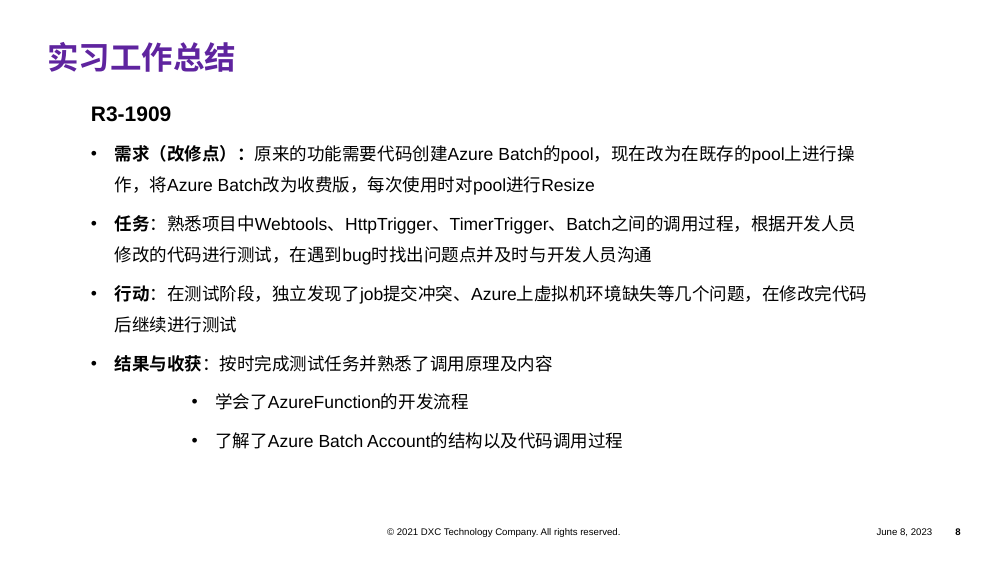
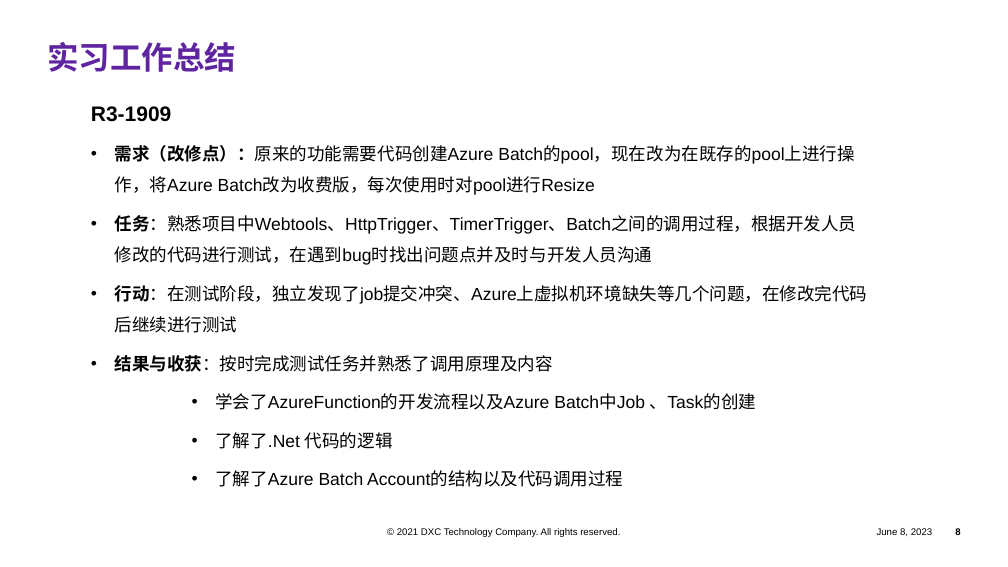
Before and after one commit to pangpangzhuxiaoyu/zhubiye, a slide deck: slide 8 of company space/实习报告/实习报告_朱赫.pptx. Drawn at 1008x567 pixels with LibreOffice and Linux fonts; fonts in the diff are those of the drawing; background and template pictures are left out. Boxes give left, top, right and bottom in pixels: in the first picture for what was removed or moved away, otherwise in the second. Text is boxed around its words. In the diff, an @@ line names an element or a change of style, - is before the commit and + after.

```diff
--- a/company space/实习报告/实习报告_朱赫.pptx
+++ b/company space/实习报告/实习报告_朱赫.pptx
@@ text at <box>215,393,756,449</box>: text changed @@
-    • 学会了AzureFunction的开发流程
+    • 学会了AzureFunction的开发流程以及Azure Batch中Job 、Task的创建
+    • 了解了.Net 代码的逻辑
```
Also in this commit, not shown: 2 other slides changed, 1 other file.
